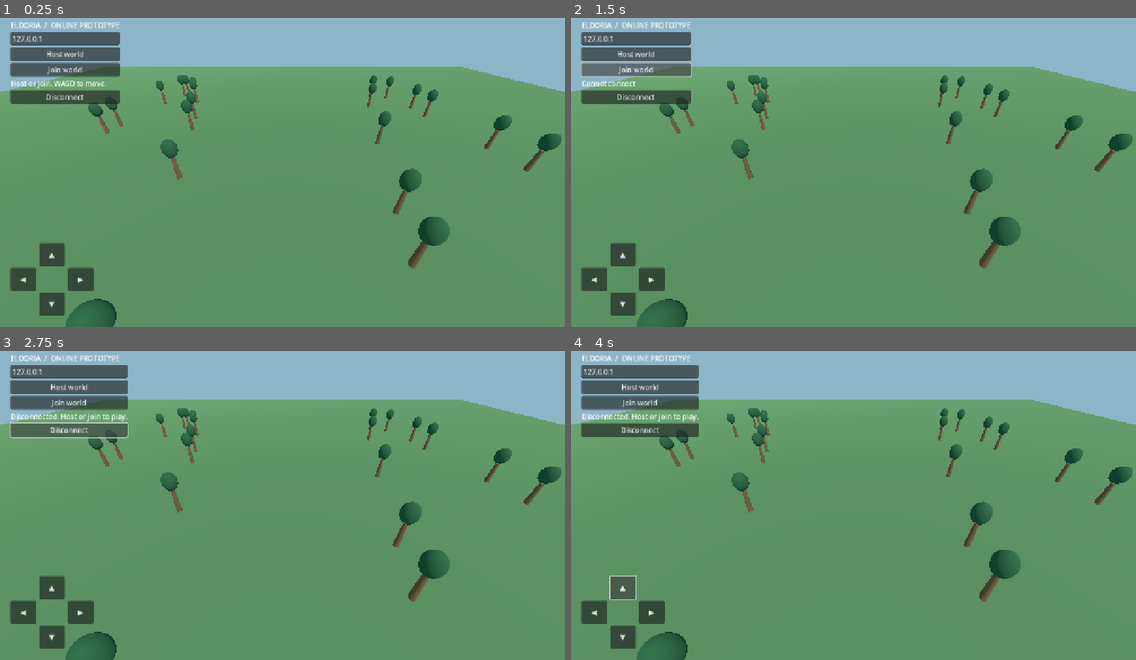
Above: before the commit, frames 1-4 (two rows, left to right).
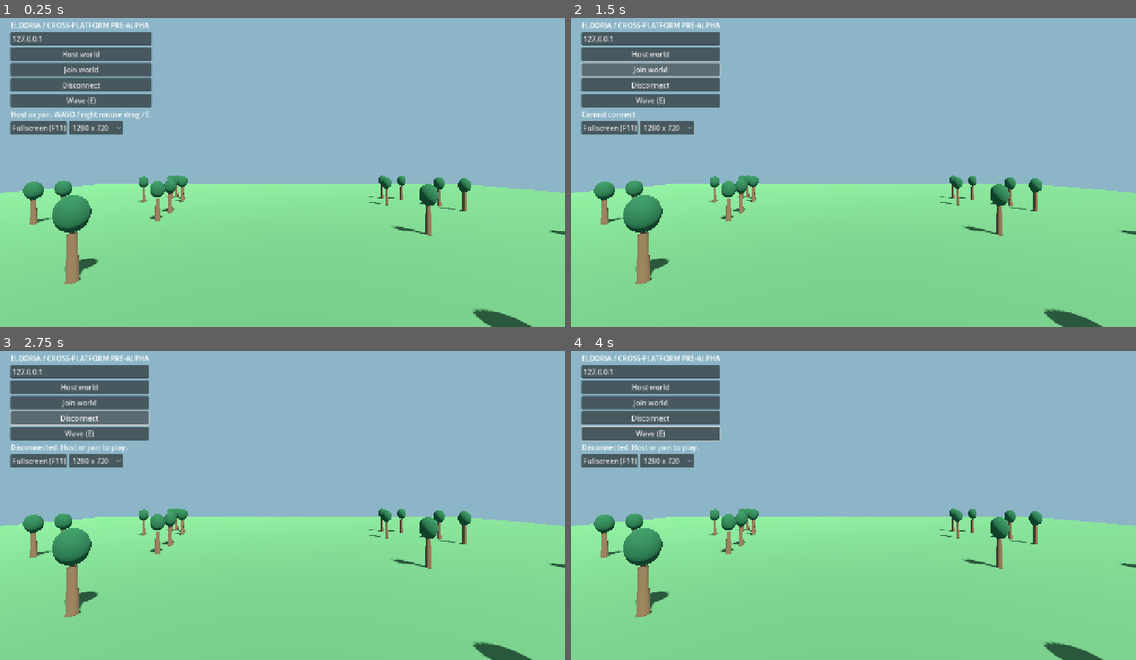
Above: after the commit, the same moments.

Repository: niko009/eldoria-game
Game: Godot game, scene res://Main.tscn
The game is run twice, just before and just after one commit, with the same random seed, the same clock (stepped at 60 frames per second) and the same inputs.
Inputs (mouse positions are in pixels of both pictures, inside the frame that each line leads up to):
- Up to frame 1 (0.25 s): no input
- Up to frame 2 (1.5 s): click "Host world" at 0.5 s; click "Join world" at 1.25 s
- Up to frame 3 (2.75 s): click "Disconnect" at 2 s
- Up to frame 4 (4 s): click (650, 434) at 2.75 s, where only the run after the commit has a clickable "Wave (E)"; click (621, 588) at 3.5 s, where only the run before the commit has a clickable "▲"

The runs differ from the first frame. In frame 1, 84% of the frame differs, in the area x 0-100%, y 1-100%; in frame 2, 84%; in frame 3, 83%; in frame 4, 83%.

Commit message:
feat(task-003): shared PC/mobile controls and dedicated ENet host with E2E

Diff:
--- /dev/null
+++ b/client/display_settings.gd
@@ -0,0 +1,18 @@
+extends RefCounted
+
+# The only window-mode implementation. Android uses OS-managed orientation/size.
+const RESOLUTIONS := [Vector2i(1280, 720), Vector2i(1600, 900), Vector2i(1920, 1080)]
+
+static func set_windowed_resolution(size: Vector2i) -> void:
+    if DisplayServer.get_name() == "headless":
+        return
+    DisplayServer.window_set_mode(DisplayServer.WINDOW_MODE_WINDOWED)
+    DisplayServer.window_set_size(size)
+
+static func toggle_fullscreen() -> void:
+    if DisplayServer.get_name() == "headless":
+        return
+    if DisplayServer.window_get_mode() == DisplayServer.WINDOW_MODE_WINDOWED:
+        DisplayServer.window_set_mode(DisplayServer.WINDOW_MODE_FULLSCREEN)
+    else:
+        DisplayServer.window_set_mode(DisplayServer.WINDOW_MODE_WINDOWED)
--- /dev/null
+++ b/client/graphics_profile.gd
@@ -0,0 +1,14 @@
+extends RefCounted
+
+# Visual LOD only; world geometry placement and multiplayer logic are identical.
+const LOW := 0
+const HIGH := 1
+
+static func default_quality(dedicated: bool) -> int:
+    return LOW if dedicated or OS.get_name() == "Android" else HIGH
+
+static func apply(quality: int, sun: DirectionalLight3D, leaves: Array[SphereMesh]) -> void:
+    sun.shadow_enabled = quality == HIGH
+    for mesh in leaves:
+        mesh.radial_segments = 12 if quality == LOW else 24
+        mesh.rings = 6 if quality == LOW else 12
--- a/client/main.gd
+++ b/client/main.gd
@@ -1,28 +1,50 @@
 extends Node3D
 
+# One Godot scene, one replication protocol and one set of mechanics for all exports.
+# The current ENet session is an MVP transport, not the planned authoritative .NET protocol.
 const PORT := 7777
+const INPUT_SCRIPT := preload("res://platform_input.gd")
+const DISPLAY_SCRIPT := preload("res://display_settings.gd")
+const GRAPHICS_SCRIPT := preload("res://graphics_profile.gd")
+const MOVE_SPEED := 6.0
+
 var peer := ENetMultiplayerPeer.new()
 var players := {}
+var emote_counts := {}
 var own_id := 0
+var is_dedicated := false
 var camera: Camera3D
 var info: Label
 var ip_input: LineEdit
-var move_input := Vector2.ZERO
-var move_speed := 6.0
+var input_driver: Node
+var mobile_controls: Control
+var player_ui: CanvasLayer
+var sunlight: DirectionalLight3D
+var foliage: Array[SphereMesh] = []
+var graphics_quality := 1
 
 func _ready() -> void:
-    _world()
-    _ui()
+    is_dedicated = OS.get_cmdline_user_args().has("--dedicated-server")
     multiplayer.peer_connected.connect(_on_join)
     multiplayer.peer_disconnected.connect(_on_leave)
     multiplayer.connected_to_server.connect(_connected)
     multiplayer.connection_failed.connect(_connection_failed)
     multiplayer.server_disconnected.connect(_server_disconnected)
+    graphics_quality = GRAPHICS_SCRIPT.default_quality(is_dedicated)
+    _world()
+    GRAPHICS_SCRIPT.apply(graphics_quality, sunlight, foliage)
+    input_driver = INPUT_SCRIPT.new()
+    add_child(input_driver)
+    if not is_dedicated:
+        _ui()
+    else:
+        # A separate headless Godot process can host the exact same world.
+        _host()
 
 func _world() -> void:
-    var light := DirectionalLight3D.new()
-    light.rotation_degrees = Vector3(-55, 35, 0)
-    add_child(light)
+    sunlight = DirectionalLight3D.new()
+    sunlight.rotation_degrees = Vector3(-55, 35, 0)
+    add_child(sunlight)
     var env := WorldEnvironment.new()
     env.environment = Environment.new()
     env.environment.background_mode = Environment.BG_COLOR
@@ -30,7 +52,7 @@
     add_child(env)
     var ground := MeshInstance3D.new()
     var mesh := PlaneMesh.new()
-    mesh.size = Vector2(160,160)
+    mesh.size = Vector2(160, 160)
     ground.mesh = mesh
     var mat := StandardMaterial3D.new()
     mat.albedo_color = Color("527e50")
@@ -43,36 +65,39 @@
         trunk.bottom_radius = .32
         trunk.height = 3
         tree.mesh = trunk
-        tree.position = Vector3(sin(i*8.1)*35,1.5,cos(i*5.3)*35)
+        tree.position = Vector3(sin(i * 8.1) * 35, 1.5, cos(i * 5.3) * 35)
         var tm := StandardMaterial3D.new()
         tm.albedo_color = Color("76583b")
         tree.material_override = tm
         add_child(tree)
         var leaves := MeshInstance3D.new()
-        leaves.mesh = SphereMesh.new()
-        leaves.scale = Vector3(1.7,2.3,1.7)
-        leaves.position = tree.position + Vector3(0,2.7,0)
+        var leaves_mesh := SphereMesh.new()
+        foliage.append(leaves_mesh)
+        leaves.mesh = leaves_mesh
+        leaves.scale = Vector3(1.7, 2.3, 1.7)
+        leaves.position = tree.position + Vector3(0, 2.7, 0)
         var lm := StandardMaterial3D.new()
         lm.albedo_color = Color("285c39")
         leaves.material_override = lm
         add_child(leaves)
     camera = Camera3D.new()
-    camera.position = Vector3(0,16,22)
-    camera.rotation_degrees.x = -35
-    camera.current = true
+    camera.position = Vector3(0, 7, 14)
+    camera.current = not is_dedicated
     add_child(camera)
 
 func _ui() -> void:
-    var ui := CanvasLayer.new()
-    add_child(ui)
+    player_ui = CanvasLayer.new()
+    add_child(player_ui)
     var panel := VBoxContainer.new()
-    panel.position = Vector2(24,24)
-    ui.add_child(panel)
+    panel.set_anchors_preset(Control.PRESET_TOP_LEFT)
+    panel.position = Vector2(24, 24)
+    player_ui.add_child(panel)
     var title := Label.new()
-    title.text = "ELDORIA  /  ONLINE PROTOTYPE"
+    title.text = "ELDORIA / CROSS-PLATFORM PRE-ALPHA"
     panel.add_child(title)
     ip_input = LineEdit.new()
     ip_input.text = "127.0.0.1"
+    ip_input.placeholder_text = "Server IPv4 address"
     ip_input.custom_minimum_size.x = 240
     panel.add_child(ip_input)
     var host := Button.new()
@@ -83,57 +108,112 @@
     join.text = "Join world"
     join.pressed.connect(_join)
     panel.add_child(join)
-    info = Label.new()
-    info.text = "Host or join. WASD to move."
-    panel.add_child(info)
-    var mobile := Control.new()
-    mobile.set_anchors_preset(Control.PRESET_BOTTOM_LEFT)
-    mobile.offset_left = 24
-    mobile.offset_top = -190
-    mobile.offset_right = 230
-    mobile.offset_bottom = -16
-    ui.add_child(mobile)
-    for entry in [["▲",Vector2(65,0),Vector2(0,-1)],["▼",Vector2(65,112),Vector2(0,1)],["◀",Vector2(0,56),Vector2(-1,0)],["▶",Vector2(130,56),Vector2(1,0)]]:
-        var button := Button.new()
-        button.text = entry[0]
-        button.position = entry[1]
-        button.custom_minimum_size = Vector2(58,52)
-        button.button_down.connect(func(): move_input += entry[2])
-        button.button_up.connect(func(): move_input -= entry[2])
-        mobile.add_child(button)
     var disconnect := Button.new()
     disconnect.text = "Disconnect"
     disconnect.pressed.connect(_disconnect)
     panel.add_child(disconnect)
+    var emote := Button.new()
+    emote.text = "Wave (E)"
+    emote.pressed.connect(_interact)
+    panel.add_child(emote)
+    info = Label.new()
+    info.text = "Host or join. WASD / right mouse drag / E."
+    panel.add_child(info)
+
+    if OS.get_name() != "Android":
+        var settings := HBoxContainer.new()
+        panel.add_child(settings)
+        var fullscreen := Button.new()
+        fullscreen.text = "Fullscreen (F11)"
+        fullscreen.pressed.connect(_toggle_fullscreen)
+        settings.add_child(fullscreen)
+        var resolution := OptionButton.new()
+        for size in DISPLAY_SCRIPT.RESOLUTIONS:
+            resolution.add_item("%d x %d" % [size.x, size.y])
+        resolution.select(0)
+        resolution.item_selected.connect(func(index: int) -> void:
+            DISPLAY_SCRIPT.set_windowed_resolution(DISPLAY_SCRIPT.RESOLUTIONS[index])
+        )
+        settings.add_child(resolution)
+
+    mobile_controls = Control.new()
+    mobile_controls.set_anchors_preset(Control.PRESET_BOTTOM_LEFT)
+    mobile_controls.offset_left = 24
+    mobile_controls.offset_top = -228
+    mobile_controls.offset_right = 270
+    mobile_controls.offset_bottom = -16
+    mobile_controls.visible = OS.get_name() == "Android"
+    player_ui.add_child(mobile_controls)
+    for entry in [["▲", Vector2(78, 0), Vector2(0, -1)], ["▼", Vector2(78, 128), Vector2(0, 1)], ["◀", Vector2(0, 64), Vector2(-1, 0)], ["▶", Vector2(156, 64), Vector2(1, 0)]]:
+        var button := Button.new()
+        button.text = entry[0]
+        button.position = entry[1]
+        button.custom_minimum_size = Vector2(70, 60)
+        button.add_theme_font_size_override("font_size", 23)
+        button.button_down.connect(func() -> void: input_driver.press_direction(entry[2]))
+        button.button_up.connect(func() -> void: input_driver.release_direction(entry[2]))
+        mobile_controls.add_child(button)
+
+    var touch_emote := Button.new()
+    touch_emote.text = "Wave"
+    touch_emote.set_anchors_preset(Control.PRESET_BOTTOM_RIGHT)
+    touch_emote.offset_left = -145
+    touch_emote.offset_top = -86
+    touch_emote.offset_right = -24
+    touch_emote.offset_bottom = -24
+    touch_emote.visible = OS.get_name() == "Android"
+    touch_emote.pressed.connect(_interact)
+    player_ui.add_child(touch_emote)
+
+    if OS.get_name() == "Android":
+        var quality_button := Button.new()
+        quality_button.text = "Graphics: Low"
+        quality_button.set_anchors_preset(Control.PRESET_BOTTOM_RIGHT)
+        quality_button.offset_left = -190
+        quality_button.offset_top = -155
+        quality_button.offset_right = -24
+        quality_button.offset_bottom = -100
+        quality_button.pressed.connect(func() -> void:
+            graphics_quality = GRAPHICS_SCRIPT.HIGH if graphics_quality == GRAPHICS_SCRIPT.LOW else GRAPHICS_SCRIPT.LOW
+            GRAPHICS_SCRIPT.apply(graphics_quality, sunlight, foliage)
+            quality_button.text = "Graphics: High" if graphics_quality == GRAPHICS_SCRIPT.HIGH else "Graphics: Low"
+        )
+        player_ui.add_child(quality_button)
 
 func _host() -> void:
     _clear_session()
     peer = ENetMultiplayerPeer.new()
-    if peer.create_server(PORT,10) != OK:
-        info.text = "Cannot host on UDP 7777"
+    if peer.create_server(PORT, 10) != OK:
+        _status("Cannot host on UDP 7777")
         return
     multiplayer.multiplayer_peer = peer
+    if is_dedicated:
+        print("ELDORIA DEDICATED SERVER READY UDP %d" % PORT)
+        return
     own_id = multiplayer.get_unique_id()
-    _spawn(own_id,Vector3(0,1,0))
-    info.text = "Hosting UDP 7777, ID %s" % own_id
+    _spawn(own_id, Vector3(0, 1, 0))
+    _status("Hosting UDP 7777, ID %s" % own_id)
 
 func _join() -> void:
+    if is_dedicated:
+        return
     _clear_session()
     peer = ENetMultiplayerPeer.new()
-    if peer.create_client(ip_input.text.strip_edges(),PORT) != OK:
-        info.text = "Cannot connect"
+    if peer.create_client(ip_input.text.strip_edges(), PORT) != OK:
+        _status("Cannot connect")
         return
     multiplayer.multiplayer_peer = peer
-    info.text = "Connecting..."
+    _status("Connecting...")
 
 func _connected() -> void:
     own_id = multiplayer.get_unique_id()
     request_spawn.rpc_id(1)
-    info.text = "Connected, ID %s" % own_id
+    _status("Connected, ID %s" % own_id)
 
 func _on_join(id: int) -> void:
     if multiplayer.is_server():
-        info.text = "Player %s connected" % id
+        print("ELDORIA PEER CONNECTED %d" % id)
+        _status("Player %s connected" % id)
 
 func _on_leave(id: int) -> void:
     _remove_actor(id)
@@ -148,43 +228,53 @@
     if players.has(id):
         players[id].queue_free()
         players.erase(id)
+    emote_counts.erase(id)
 
 func _clear_session() -> void:
     own_id = 0
-    move_input = Vector2.ZERO
+    if input_driver != null:
+        input_driver.clear_touch()
     multiplayer.multiplayer_peer = OfflineMultiplayerPeer.new()
     peer.close()
     for id in players.keys():
         _remove_actor(id)
 
 func _disconnect() -> void:
-    _clear_session()
-    info.text = "Disconnected. Host or join to play."
+    if is_dedicated:
+        return
+    _clear_session()
+    _status("Disconnected. Host or join to play.")
 
 func _connection_failed() -> void:
     _clear_session()
-    info.text = "Connection failed"
+    _status("Connection failed")
 
 func _server_disconnected() -> void:
     _clear_session()
-    info.text = "Server disconnected"
-
-@rpc("any_peer","reliable")
+    _status("Server disconnected")
+
+func _status(message: String) -> void:
+    if info != null:
+        info.text = message
+
+@rpc("any_peer", "reliable")
 func request_spawn() -> void:
-    if not multiplayer.is_server(): return
+    if not multiplayer.is_server():
+        return
     var id := multiplayer.get_remote_sender_id()
     for existing in players:
-        spawn_remote.rpc_id(id,existing,players[existing].position)
-    var pos := Vector3(float(players.size()*3),1,0)
-    _spawn(id,pos)
-    spawn_remote.rpc(id,pos)
-
-@rpc("authority","call_remote","reliable")
+        spawn_remote.rpc_id(id, existing, players[existing].position)
+    var pos := Vector3(float(players.size() * 3), 1, 0)
+    _spawn(id, pos)
+    spawn_remote.rpc(id, pos)
+
+@rpc("authority", "call_remote", "reliable")
 func spawn_remote(id: int, pos: Vector3) -> void:
-    _spawn(id,pos)
-
-func _spawn(id: int,pos: Vector3) -> void:
-    if players.has(id): return
+    _spawn(id, pos)
+
+func _spawn(id: int, pos: Vector3) -> void:
+    if players.has(id):
+        return
     var actor := MeshInstance3D.new()
     actor.name = "Player_%s" % id
     var mesh := CapsuleMesh.new()
@@ -197,31 +287,84 @@
     actor.position = pos
     add_child(actor)
     players[id] = actor
+    emote_counts[id] = 0
 
 func _process(delta: float) -> void:
-    if own_id == 0 or not players.has(own_id): return
-    if peer.get_connection_status() != MultiplayerPeer.CONNECTION_CONNECTED: return
-    var axis := Input.get_vector("move_left","move_right","move_forward","move_back") + move_input
-    axis = axis.limit_length()
-    var delta_pos := Vector3(axis.x,0,axis.y)*move_speed*delta
+    if is_dedicated or own_id == 0 or not players.has(own_id):
+        return
+    if peer.get_connection_status() != MultiplayerPeer.CONNECTION_CONNECTED:
+        return
+    var axis: Vector2 = input_driver.get_move_vector()
+    var delta_pos := Vector3(axis.x, 0, axis.y).rotated(Vector3.UP, input_driver.yaw) * MOVE_SPEED * delta
     players[own_id].position += delta_pos
-    var target: Vector3 = players[own_id].position + Vector3(0,12,19)
-    camera.position = camera.position.lerp(target,min(1,delta*5))
+    var focus: Vector3 = players[own_id].position + Vector3(0, 1.6, 0)
+    var offset := Vector3(0, -sin(input_driver.pitch) * 13.0, cos(input_driver.pitch) * 13.0)
+    var target: Vector3 = focus + offset.rotated(Vector3.UP, input_driver.yaw)
+    camera.position = camera.position.lerp(target, minf(1.0, delta * 7.0))
+    camera.look_at(focus, Vector3.UP)
     if multiplayer.is_server():
-        sync_position.rpc(own_id,players[own_id].position)
+        sync_position.rpc(own_id, players[own_id].position)
     else:
-        submit_position.rpc_id(1,players[own_id].position)
-
-@rpc("any_peer","unreliable")
+        submit_position.rpc_id(1, players[own_id].position)
+
+@rpc("any_peer", "unreliable")
 func submit_position(pos: Vector3) -> void:
-    if not multiplayer.is_server(): return
+    if not multiplayer.is_server():
+        return
     var id := multiplayer.get_remote_sender_id()
-    if not players.has(id): return
-    if players[id].position.distance_to(pos) > 4.0: return
+    if not players.has(id):
+        return
+    # Prototype-only sanity check; dedicated .NET server must validate time/speed.
+    if players[id].position.distance_to(pos) > 4.0:
+        return
     players[id].position = pos
-    sync_position.rpc(id,pos)
-
-@rpc("authority","call_remote","unreliable")
-func sync_position(id: int,pos: Vector3) -> void:
-    if id == own_id or not players.has(id): return
+    sync_position.rpc(id, pos)
+
+@rpc("authority", "call_remote", "unreliable")
+func sync_position(id: int, pos: Vector3) -> void:
+    if id == own_id or not players.has(id):
+        return
     players[id].position = pos
+
+func _interact() -> void:
+    if own_id == 0 or not players.has(own_id):
+        return
+    if multiplayer.is_server():
+        _apply_emote(own_id)
+        broadcast_emote.rpc(own_id)
+    else:
+        request_emote.rpc_id(1)
+
+@rpc("any_peer", "reliable")
+func request_emote() -> void:
+    if not multiplayer.is_server():
+        return
+    var id := multiplayer.get_remote_sender_id()
+    if not players.has(id):
+        return
+    _apply_emote(id)
+    broadcast_emote.rpc(id)
+
+@rpc("authority", "call_remote", "reliable")
+func broadcast_emote(id: int) -> void:
+    _apply_emote(id)
+
+func _apply_emote(id: int) -> void:
+    if not players.has(id):
+        return
+    emote_counts[id] = int(emote_counts.get(id, 0)) + 1
+    var actor: MeshInstance3D = players[id]
+    var mat: StandardMaterial3D = actor.material_override
+    mat.albedo_color = Color("f7a45c") if emote_counts[id] % 2 != 0 else (Color("d6b674") if id == 1 else Color("729ce0"))
+    _status("Player %d waved (%d)" % [id, emote_counts[id]])
+
+func _unhandled_key_input(event: InputEvent) -> void:
+    if not event is InputEventKey or not event.pressed or event.echo:
+        return
+    if event.keycode == KEY_F11 and OS.get_name() != "Android":
+        _toggle_fullscreen()
+    elif event.keycode == KEY_E:
+        _interact()
+
+func _toggle_fullscreen() -> void:
+    DISPLAY_SCRIPT.toggle_fullscreen()
--- /dev/null
+++ b/client/platform_input.gd
@@ -0,0 +1,47 @@
+extends Node
+
+# Platform-dependent input translation, not gameplay. Movement is shared.
+var yaw := 0.0
+var pitch := -0.45
+var touch_move := Vector2.ZERO
+var _pressed_directions := {}
+var _look_touch_id := -1
+
+func get_move_vector() -> Vector2:
+    return (Input.get_vector("move_left", "move_right", "move_forward", "move_back") + touch_move).limit_length()
+
+func press_direction(direction: Vector2) -> void:
+    _pressed_directions[direction] = true
+    _recompute_touch()
+
+func release_direction(direction: Vector2) -> void:
+    _pressed_directions.erase(direction)
+    _recompute_touch()
+
+func clear_touch() -> void:
+    _pressed_directions.clear()
+    touch_move = Vector2.ZERO
+    _look_touch_id = -1
+
+func _recompute_touch() -> void:
+    touch_move = Vector2.ZERO
+    for direction in _pressed_directions.keys():
+        touch_move += direction
+    touch_move = touch_move.limit_length()
+
+func _input(event: InputEvent) -> void:
+    if event is InputEventMouseMotion and Input.is_mouse_button_pressed(MOUSE_BUTTON_RIGHT):
+        _look(event.relative, 0.004)
+    if OS.get_name() != "Android":
+        return
+    if event is InputEventScreenTouch:
+        if not event.pressed and event.index == _look_touch_id:
+            _look_touch_id = -1
+        elif event.pressed and _look_touch_id == -1 and event.position.x > get_viewport().get_visible_rect().size.x * 0.52:
+            _look_touch_id = event.index
+    elif event is InputEventScreenDrag and event.index == _look_touch_id:
+        _look(event.relative, 0.006)
+
+func _look(relative: Vector2, sensitivity: float) -> void:
+    yaw -= relative.x * sensitivity
+    pitch = clampf(pitch - relative.y * sensitivity, -1.25, -0.05)
--- /dev/null
+++ b/client/tests/dedicated_e2e.gd
@@ -0,0 +1,127 @@
+extends SceneTree
+
+# Three separate processes: headless dedicated ENet host and two real Godot clients.
+const SCENE := preload("res://Main.tscn")
+var game: Node3D
+
+func _initialize() -> void:
+    call_deferred("_run")
+
+func _run() -> void:
+    var role := "A" if OS.get_cmdline_user_args().has("--a") else "B"
+    game = SCENE.instantiate()
+    root.add_child(game)
+    await process_frame
+    game._join()
+    if not await _await_players(2, 400):
+        _fail(role + " initial two-client connection")
+        return
+    var mine: int = game.own_id
+    var other: int = _other_id(mine)
+    if mine == 1 or other == 1:
+        _fail("headless dedicated server must not create a player avatar")
+        return
+    var initial: Vector3 = game.players[mine].position
+    var remote_initial: Vector3 = game.players[other].position
+    if absf(remote_initial.y - 1.0) > 0.01:
+        _fail("incorrect remote spawn elevation")
+        return
+
+    # Camera is independent of world positions; input is camera-relative.
+    game.input_driver._look(Vector2(80, -40), 0.004)
+    if absf(game.input_driver.yaw) < 0.05:
+        _fail("camera look input not applied")
+        return
+    Input.action_press("move_right" if role == "A" else "move_left")
+    for n in range(110):
+        await process_frame
+    Input.action_release("move_right" if role == "A" else "move_left")
+    for n in range(70):
+        await process_frame
+    if game.players[mine].position.distance_to(initial) < 1.0:
+        _fail(role + " own movement")
+        return
+    if game.players[other].position.distance_to(remote_initial) < 1.0:
+        _fail(role + " remote replicated movement")
+        return
+    print("CROSS-PLATFORM PROTOCOL MOVEMENT PASS " + role)
+
+    game._interact()
+    if not await _await_two_emotes(mine, other, 260):
+        _fail(role + " server-broadcast interaction")
+        return
+    print("CROSS-PLATFORM PROTOCOL INTERACTION PASS " + role)
+    if role == "B":
+        game._disconnect()
+        if game.own_id != 0 or not game.players.is_empty():
+            _fail("B disconnect cleanup")
+            return
+        for n in range(40):
+            await process_frame
+        game._join()
+        if not await _await_players(2, 350):
+            _fail("B reconnect to dedicated host")
+            return
+        mine = game.own_id
+        game._interact()
+        for n in range(55):
+            await process_frame
+        Input.action_press("move_back")
+        for n in range(95):
+            await process_frame
+        Input.action_release("move_back")
+        for n in range(60):
+            await process_frame
+        print("CROSS-PLATFORM PROTOCOL REJOIN PASS B")
+        game._disconnect()
+        quit(0)
+        return
+    if not await _await_players(1, 250):
+        _fail("A missed B disconnect")
+        return
+    if not await _await_players(2, 350):
+        _fail("A missed B reconnect")
+        return
+    other = _other_id(mine)
+    var p0: Vector3 = game.players[other].position
+    if not await _await_emote(other, 1, 190):
+        _fail("A missed B post-reconnect interaction")
+        return
+    for n in range(180):
+        await process_frame
+    if game.players[other].position.distance_to(p0) < 1.0:
+        _fail("A missed B post-reconnect movement")
+        return
+    print("CROSS-PLATFORM PROTOCOL REJOIN + INTERACTION PASS A")
+    quit(0)
+
+func _await_two_emotes(mine: int, other: int, frames: int) -> bool:
+    for n in range(frames):
+        if int(game.emote_counts.get(mine, 0)) >= 1 and int(game.emote_counts.get(other, 0)) >= 1:
+            return true
+        await process_frame
+    return false
+
+func _await_emote(actor_id: int, count: int, frames: int) -> bool:
+    for n in range(frames):
+        if int(game.emote_counts.get(actor_id, 0)) >= count:
+            return true
+        await process_frame
+    return false
+
+func _other_id(mine: int) -> int:
+    for id in game.players.keys():
+        if id != mine:
+            return id
+    return -1
+
+func _await_players(count: int, frames: int) -> bool:
+    for n in range(frames):
+        if game.players.size() == count:
+            return true
+        await process_frame
+    return false
+
+func _fail(text: String) -> void:
+    printerr("CROSS-PLATFORM FAIL " + text)
+    quit(1)
Not shown, added: docs/TASK-003_CROSS_PLATFORM.md
Not shown, added: tests/run_dedicated_e2e.sh
